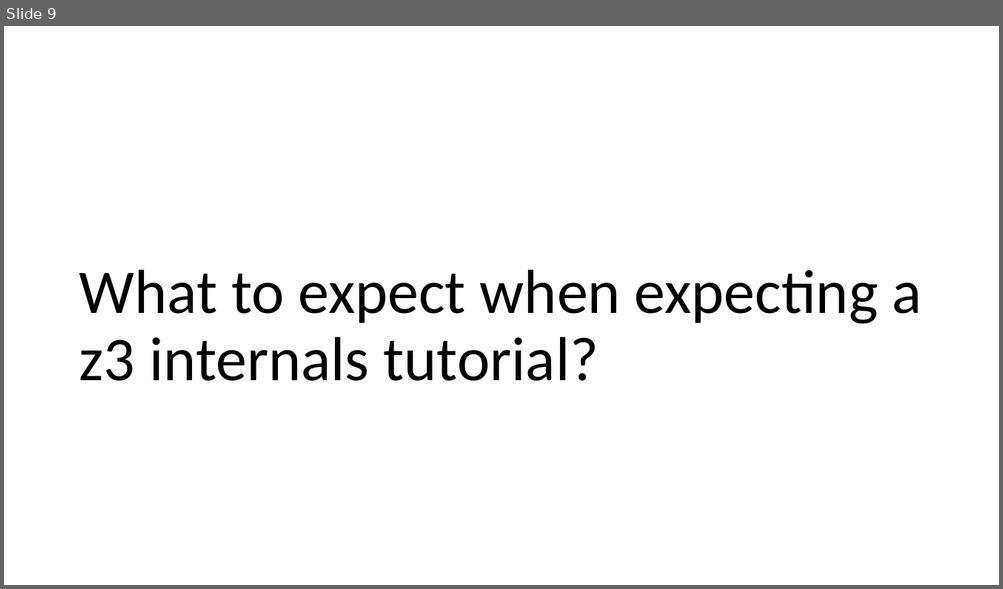
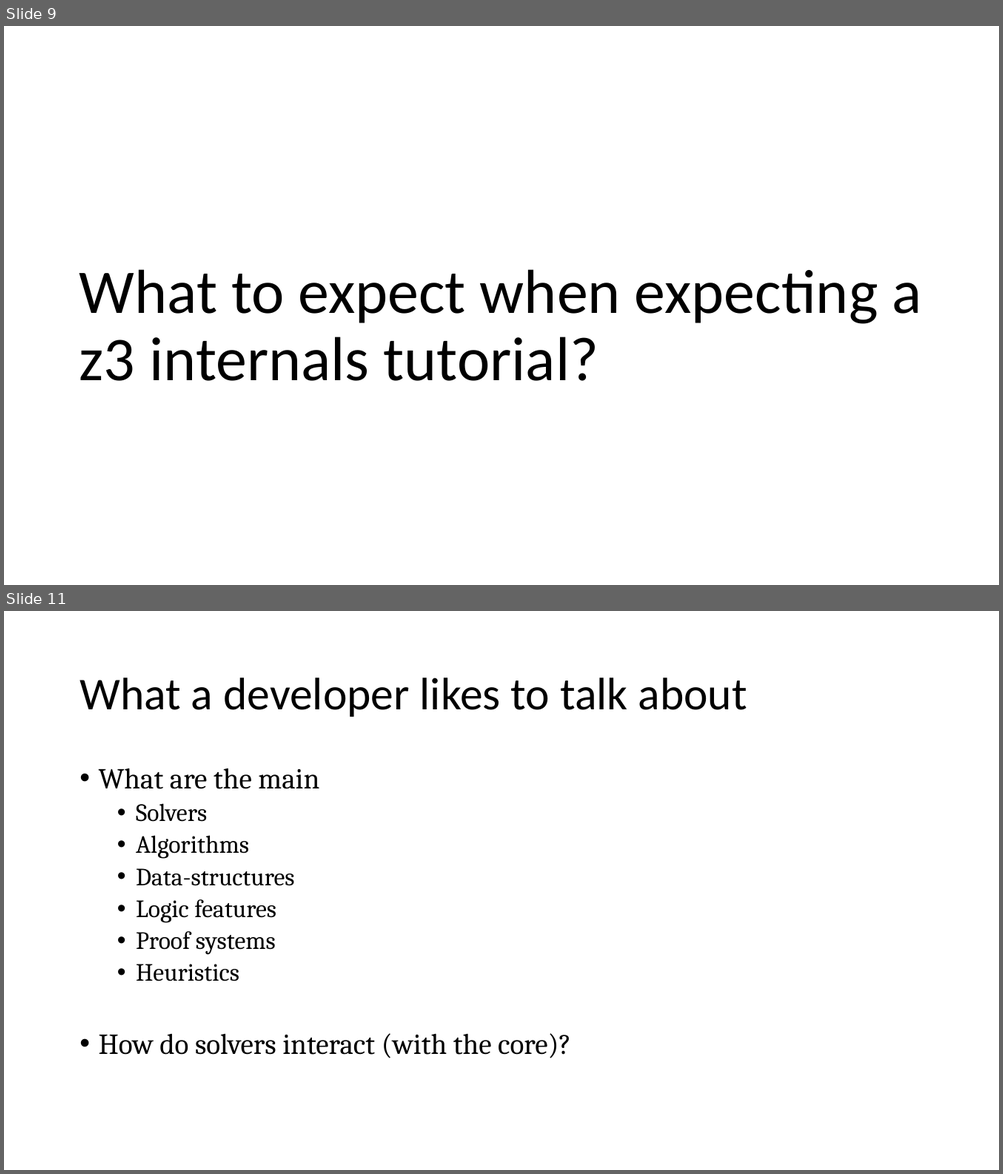
Before and after one commit to Z3Prover/doc, a slide deck: internals/tutorial/z3internals.pptx. Shown one above the other, each under a label of ours: slide 9 before the commit, slides 9 and 11 after it; the slides between them are not shown. The pictures are 1003x589 and 1003x1174 pixels, drawn with LibreOffice and Linux fonts; fonts in the diff are those of the drawing. Boxes give left, top, right and bottom in pixels: in the first picture for what was removed or moved away, otherwise in the second. Text is boxed around its words. In the diff, an @@ line names an element or a change of style, - is before the commit and + after.

```diff
--- a/internals/tutorial/z3internals.pptx
+++ b/internals/tutorial/z3internals.pptx
@@ slide 11 added at (x1=4, y1=611, x2=999, y2=1170), background #FFFFFF @@
@@ title added at (x1=79, y1=678, x2=747, y2=717), 44 pt, text #000000 @@
+What a developer likes to talk about
@@ text added at (x1=99, y1=768, x2=571, y2=1059), 24 pt, text #000000 @@
+• What are the main
+  • Solvers
+  • Algorithms
+  • Data-structures
+  • Logic features
+  • Proof systems
+  • Heuristics
+• How do solvers interact (with the core)?
```
Also in this commit, not shown: 10 other slides added.
